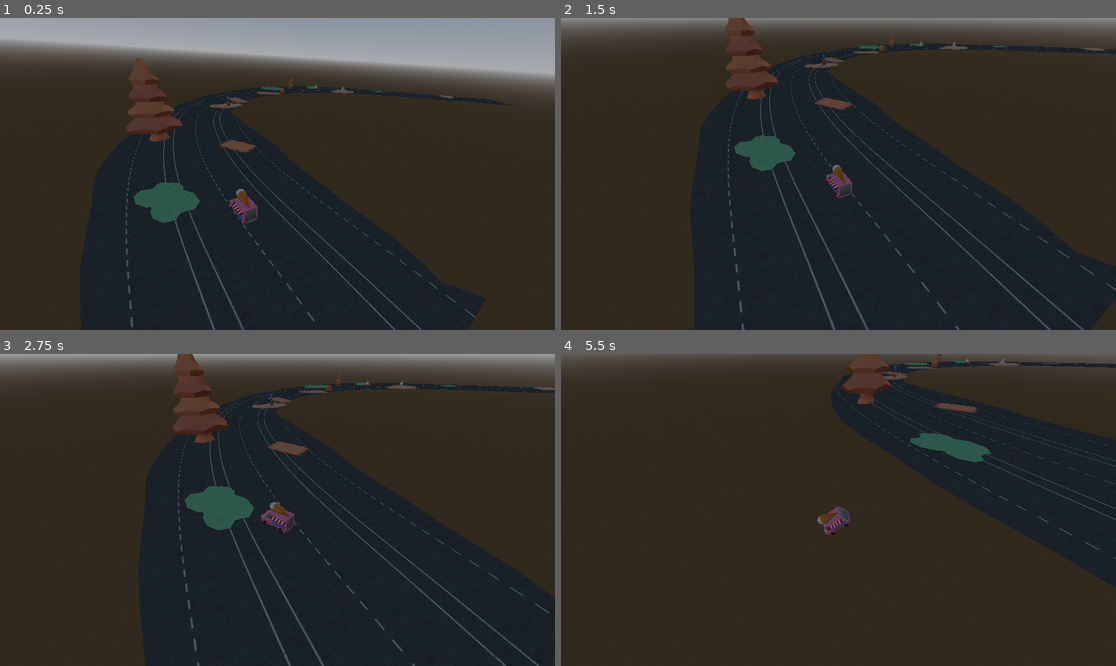
Above: before the commit, frames 1-4 (two rows, left to right).
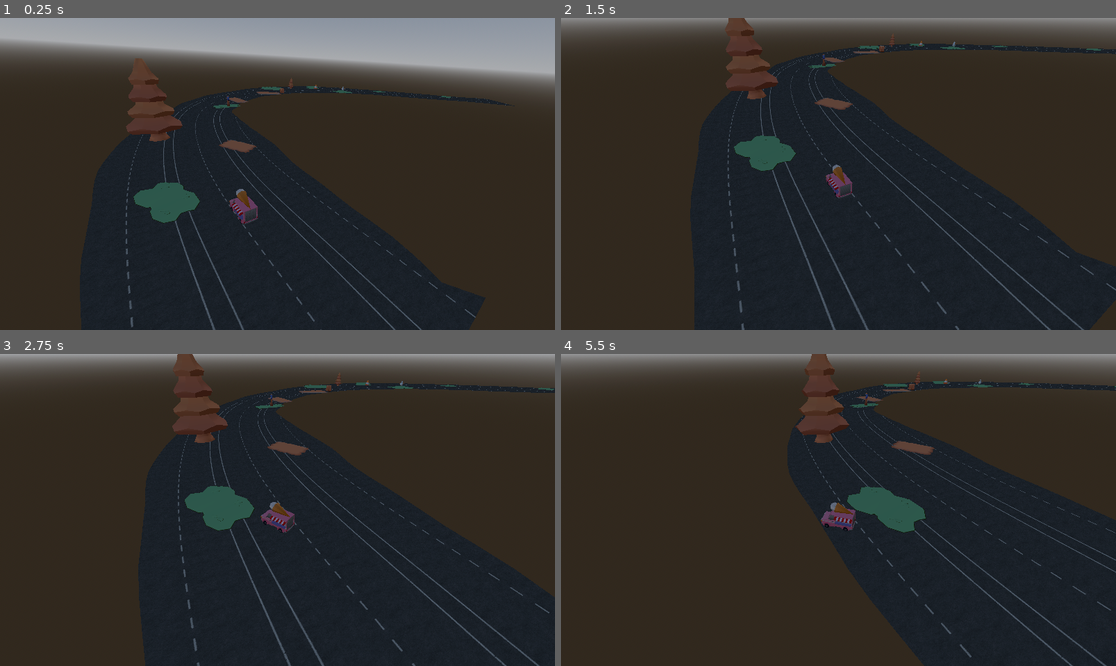
Above: after the commit, the same moments.

Repository: RuntimeRebelsStudio/YouAreYourOwnEnemy
Game: Godot game, scene res://scenes/main/main.tscn
The game is run twice, just before and just after one commit, with the same random seed, the same clock (stepped at 60 frames per second) and the same inputs.
Inputs:
- Up to frame 1 (0.25 s): no input
- Up to frame 2 (1.5 s): hold W (forward) from 0.53 s (still down)
- Up to frame 3 (2.75 s): release W (forward) at 2.03 s; hold A (left) from 2.03 s (still down)
- Up to frame 4 (5.5 s): release A (left) at 3.53 s; hold S (backward) 3.53-4.28 s; hold D (right) 4.28-5.03 s; hold W (forward) from 5.03 s (still down)

The runs differ from the first frame. In frame 1, 0.1% of the frame differs, in the area x 37-82%, y 22-29%; in frame 2, 0.1%; in frame 3, 0.2%; in frame 4, 21%, in the area x 0-100%, y 0-100%.

Commit message:
fix: Corrected patch hitbox

Diff:
--- a/project.godot
+++ b/project.godot
@@ -18,7 +18,7 @@
 [autoload]
 
 GameManager="*uid://cy5kuaf0s0jl3"
-GameManager="*uid://cy5kuaf0s0jl3"
+
 [input]
 
 left={
--- a/scenes/obstacle/dirt_patch.tscn
+++ b/scenes/obstacle/dirt_patch.tscn
@@ -4,13 +4,13 @@
 [ext_resource type="PackedScene" uid="uid://cvikybif3a2ql" path="res://assets/obstacle/FBX-forest/patch-dirt.fbx" id="2_s68ox"]
 
 [sub_resource type="BoxShape3D" id="BoxShape3D_8ri8m"]
-size = Vector3(0.88319397, 0.15344238, 0.8859558)
+size = Vector3(0.88319397, 0.23590088, 0.8859558)
 
-[node name="DirtPatch" type="Area3D" unique_id=1886335771]
+[node name="Area3D" type="Area3D" unique_id=1886335771]
 script = ExtResource("1_s68ox")
 
 [node name="patch-dirt2" parent="." unique_id=1364344542 instance=ExtResource("2_s68ox")]
 
 [node name="CollisionShape3D" type="CollisionShape3D" parent="." unique_id=898003675]
-transform = Transform3D(1, 0, 0, 0, 1, 0, 0, 0, 1, -0.01108551, 0.07672119, 0.011764526)
+transform = Transform3D(1, 0, 0, 0, 1, 0, 0, 0, 1, -0.01108551, 0.11795044, 0.011764526)
 shape = SubResource("BoxShape3D_8ri8m")
--- a/scenes/obstacle/grass_patch.tscn
+++ b/scenes/obstacle/grass_patch.tscn
@@ -4,7 +4,7 @@
 [ext_resource type="PackedScene" uid="uid://craka22g2m4o5" path="res://assets/obstacle/FBX-forest/patch-grass.fbx" id="1_mvifc"]
 
 [sub_resource type="BoxShape3D" id="BoxShape3D_8ri8m"]
-size = Vector3(0.88319397, 0.15344238, 0.8859558)
+size = Vector3(0.88319397, 0.2930298, 0.8859558)
 
 [node name="GrassPatch" type="Area3D" unique_id=1886335771]
 script = ExtResource("1_5e71b")
@@ -12,5 +12,5 @@
 [node name="patch-grass2" parent="." unique_id=1604982856 instance=ExtResource("1_mvifc")]
 
 [node name="CollisionShape3D" type="CollisionShape3D" parent="." unique_id=898003675]
-transform = Transform3D(1, 0, 0, 0, 1, 0, 0, 0, 1, -0.01108551, 0.07672119, 0.011764526)
+transform = Transform3D(1, 0, 0, 0, 1, 0, 0, 0, 1, -0.01108551, 0.1465149, 0.011764526)
 shape = SubResource("BoxShape3D_8ri8m")
--- a/scenes/obstacle/sand_foliage_patch.tscn
+++ b/scenes/obstacle/sand_foliage_patch.tscn
@@ -4,7 +4,7 @@
 [ext_resource type="PackedScene" uid="uid://nregmfxm5dcb" path="res://assets/obstacle/FBX-pirate/patch-sand-foliage.fbx" id="2_6vbn7"]
 
 [sub_resource type="BoxShape3D" id="BoxShape3D_8ri8m"]
-size = Vector3(7.735626, 0.31451416, 6.021576)
+size = Vector3(7.735626, 0.7538147, 6.021576)
 
 [node name="Area3D" type="Area3D" unique_id=1075371587]
 script = ExtResource("1_6vbn7")
@@ -14,5 +14,5 @@
 [node name="patch-sand-foliage" parent="." unique_id=356321220 instance=ExtResource("2_6vbn7")]
 
 [node name="CollisionShape3D" type="CollisionShape3D" parent="." unique_id=639479436]
-transform = Transform3D(1, 0, 0, 0, 1, 0, 0, 0, 1, -0.0025177002, 0.16201782, -0.0019683838)
+transform = Transform3D(1, 0, 0, 0, 1, 0, 0, 0, 1, -0.0025177002, 0.3816681, -0.0019683838)
 shape = SubResource("BoxShape3D_8ri8m")
--- a/scenes/track/track_chunk.tscn
+++ b/scenes/track/track_chunk.tscn
@@ -14,14 +14,13 @@
 [ext_resource type="PackedScene" uid="uid://bx324nd5hgaa1" path="res://scenes/obstacle/box.tscn" id="10_b8ivy"]
 [ext_resource type="PackedScene" uid="uid://cr3cxry76m15i" path="res://scenes/obstacle/tracktor-shovel.tscn" id="11_pifpi"]
 [ext_resource type="PackedScene" uid="uid://c2yoq0dr5pqrg" path="res://scenes/obstacle/snowman.tscn" id="12_egvxw"]
-[ext_resource type="PackedScene" uid="uid://hst4bjqfi5bk" path="res://scenes/obstacle/sand_foliage_patch.tscn" id="13_b8ivy"]
 [ext_resource type="PackedScene" uid="uid://c452hmrrmfxvi" path="res://scenes/obstacle/pine_fall.tscn" id="13_u2be5"]
 
 [node name="TrackChunk" type="StaticBody3D" unique_id=443274225]
 script = ExtResource("1_c1u5b")
 road_texture = ExtResource("2_joh5a")
 obstacle_scenes = Array[PackedScene]([ExtResource("5_06kto"), ExtResource("8_3ujw3"), ExtResource("4_hvr2s"), ExtResour …(187 unchanged characters)…
-patch_scenes = Array[PackedScene]([ExtResource("13_b8ivy"), ExtResource("9_544tm"), ExtResource("10_556pl")])
+patch_scenes = Array[PackedScene]([ExtResource("9_544tm"), ExtResource("9_544tm"), ExtResource("10_556pl")])
 
 [node name="MeshInstance" type="MeshInstance3D" parent="." unique_id=1918029248]
 
